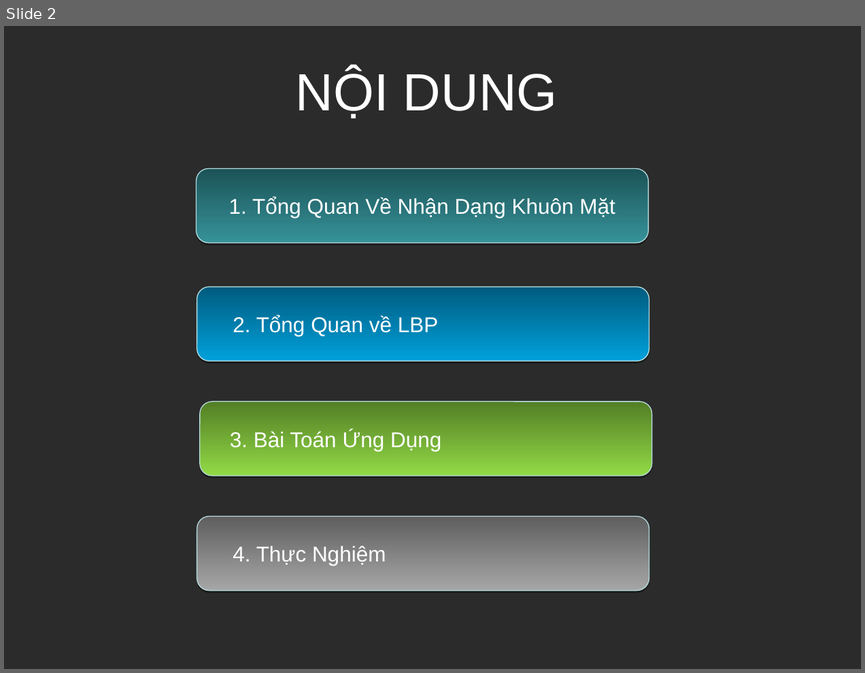
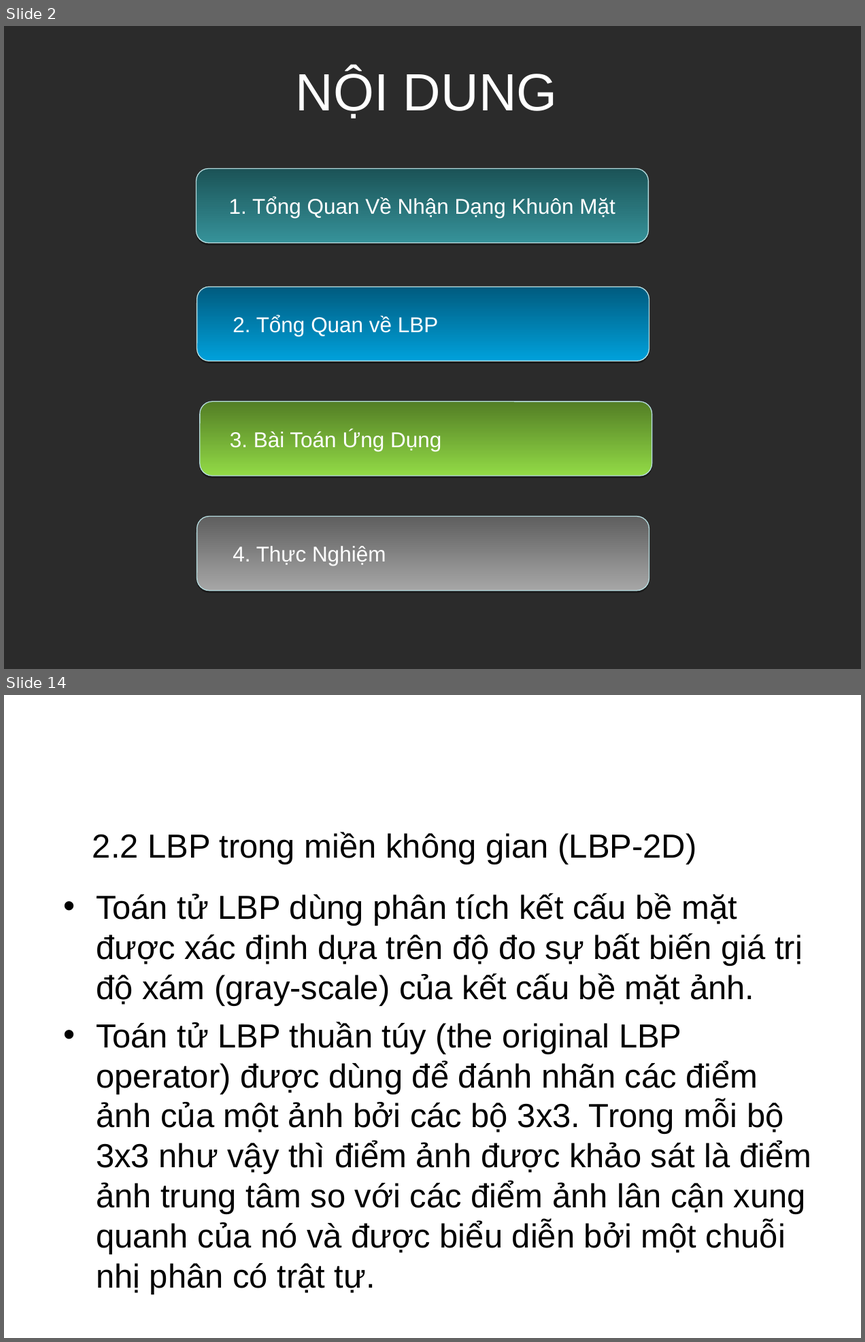
Before and after one commit to Alex7Huynh/lbp-group7, a slide deck: Slide.ppt. Shown one above the other, each under a label of ours: slide 2 before the commit, slides 2 and 14 after it; the slides between them are not shown. The pictures are 865x673 and 865x1342 pixels, drawn with LibreOffice and Linux fonts; fonts in the diff are those of the drawing; background and template pictures are left out; a plain dark background stands for a picture behind light text. Boxes give left, top, right and bottom in pixels: in the first picture for what was removed or moved away, otherwise in the second. Text is boxed around its words. In the diff, an @@ line names an element or a change of style, - is before the commit and + after.

```diff
--- a/Slide.ppt
+++ b/Slide.ppt
@@ slide 14 added at bbox=[4, 695, 861, 1338], background picture (left out) @@
@@ title added at bbox=[41, 706, 812, 791], 32 pt, text #FFFFFF @@
+2. Tổng Quan LBP
@@ text added at bbox=[92, 832, 697, 864], 28 pt, text #000000 @@
+  2.2 LBP trong miền không gian (LBP-2D)
@@ text added at bbox=[96, 893, 811, 1294], 28 pt, text #000000 @@
+• Toán tử LBP dùng phân tích kết cấu bề mặt được xác định dựa trên độ đo sự bất biến giá trị độ xám (gray-scale) của kết cấu bề mặt ảnh.
+• Toán tử LBP thuần túy (the original LBP operator) được dùng để đánh nhãn các điểm ảnh của một ảnh bởi các bộ 3x3. Trong mỗi bộ 3x3 như vậy thì điểm ảnh được khảo sát là điểm ảnh trung tâm so với các điểm ảnh lân cận xung quanh của nó và được biểu diễn bởi một chuỗi nhị phân có trật tự.
```
Also in this commit, not shown: 15 other slides added, 1 slide removed.
